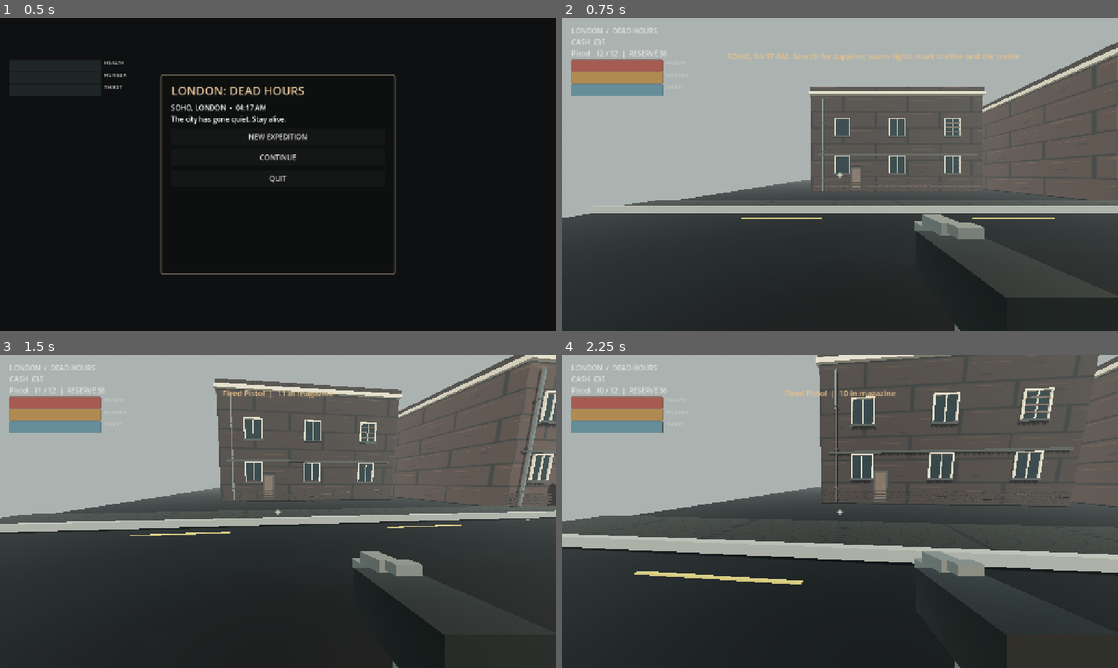
Above: before the commit, frames 1-4 (two rows, left to right).
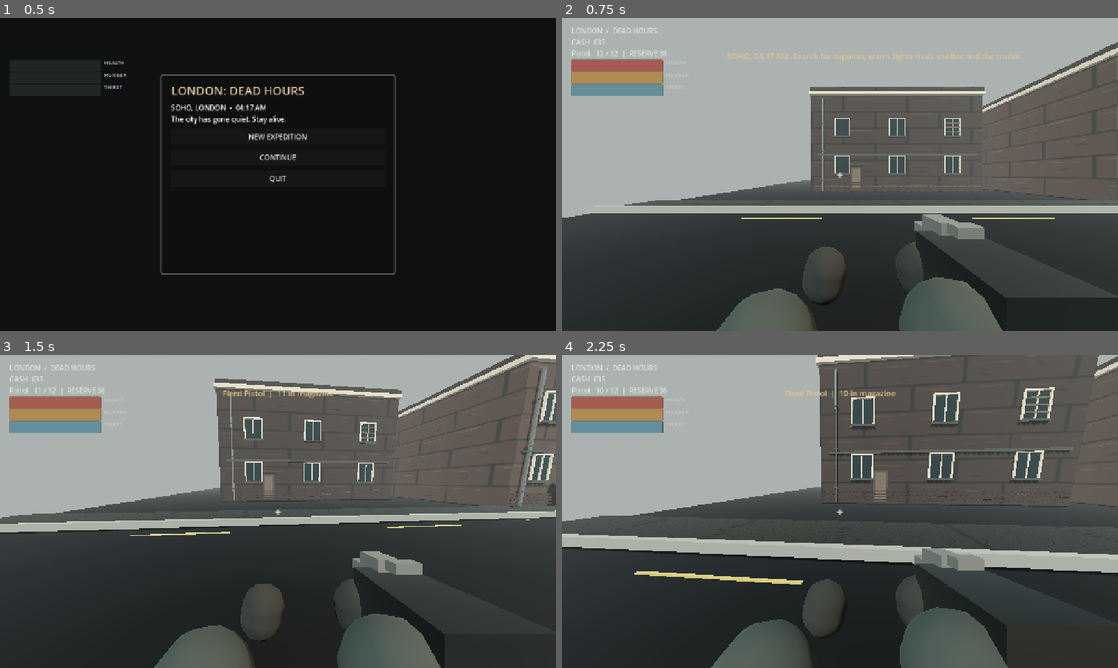
Above: after the commit, the same moments.

Repository: mrbedgrief-ship-it/london-dead-hours
Game: Godot game, scene res://scenes/main.tscn
Two runs of this game, one before a commit and one after it. Both use one fixed random seed, a clock stepped at 60 frames per second and the inputs below.
Inputs (mouse positions are in pixels of both pictures, inside the frame that each line leads up to):
- Up to frame 1 (0.5 s): no input
- Up to frame 2 (0.75 s): click "NEW EXPEDITION" at 0.5 s
- Up to frame 3 (1.5 s): tap Enter at 1.25 s; move the mouse to (305, 511) at 1.27 s; hold W (move_forward) from 1.28 s (still down); hold E (interact) from 1.28 s (still down); click (305, 511) at 1.42 s
- Up to frame 4 (2.25 s): keep holding W (move_forward); tap Space (jump) at 1.52 s; move the mouse to (812, 511) at 2.02 s; release E (interact) at 2.03 s; tap Shift (sprint) at 2.1 s; click (812, 511) at 2.17 s

Frame 1 is identical in both runs. In frame 2, 4.8% of the frame differs, in the area x 27-80%, y 71-100%; in frame 3, 5.6%; in frame 4, 6.9%, in the area x 26-81%, y 61-100%.

Commit message:
Improve first-person weapon handling and item use

Diff:
--- a/scripts/player.gd
+++ b/scripts/player.gd
@@ -34,6 +34,15 @@
 var weapon_root: Node3D
 var weapon_models: Dictionary = {}
 var game
+var movement_clock: float = 0.0
+var viewmodel_sway: Vector2 = Vector2.ZERO
+var weapon_kick: float = 0.0
+var recoil_return: float = 0.0
+var reload_visual_time: float = 0.0
+var muzzle_flash_time: float = 0.0
+var muzzle_flash: MeshInstance3D
+var damage_flash_time: float = 0.0
+var damage_overlay: ColorRect
 
 func _ready() -> void:
 	game = get_parent()
@@ -72,6 +81,7 @@
 	weapon_root.name = "FirstPersonWeapon"
 	weapon_root.position = Vector3.ZERO
 	camera.add_child(weapon_root)
+	_build_viewmodel_arms()
 
 	var pistol := Node3D.new()
 	pistol.name = "PistolModel"
@@ -109,7 +119,51 @@
 	_add_weapon_box(rifle, Vector3(0.08, 0.05, 0.28), Vector3(0.28, -0.22, -0.03), game.mat_wood)
 	weapon_root.add_child(rifle)
 	weapon_models["Rifle"] = rifle
+	# A small emissive flash is a real scene object, toggled only during firing.
+	var flash_material := StandardMaterial3D.new()
+	flash_material.shading_mode = BaseMaterial3D.SHADING_MODE_UNSHADED
+	flash_material.albedo_color = Color("#ffcc78")
+	flash_material.emission_enabled = true
+	flash_material.emission = Color("#ff8b32")
+	flash_material.emission_energy_multiplier = 3.0
+	muzzle_flash = MeshInstance3D.new()
+	muzzle_flash.name = "MuzzleFlash"
+	var flash_mesh := SphereMesh.new()
+	flash_mesh.radius = 0.055
+	flash_mesh.height = 0.11
+	muzzle_flash.mesh = flash_mesh
+	muzzle_flash.material_override = flash_material
+	muzzle_flash.position = Vector3(0.28, -0.18, -0.98)
+	muzzle_flash.visible = false
+	weapon_root.add_child(muzzle_flash)
 	_refresh_weapon_model()
+
+func _build_viewmodel_arms() -> void:
+	var sleeve := StandardMaterial3D.new()
+	sleeve.albedo_color = Color("#303936")
+	sleeve.roughness = 0.94
+	var glove := StandardMaterial3D.new()
+	glove.albedo_color = Color("#282b29")
+	glove.roughness = 0.98
+	_add_viewmodel_capsule("LeftSleeve", Vector3(-0.19, -0.39, -0.31), 0.085, 0.43, sleeve, -0.58)
+	_add_viewmodel_capsule("RightSleeve", Vector3(0.24, -0.36, -0.31), 0.085, 0.40, sleeve, 0.52)
+	_add_viewmodel_capsule("LeftGlove", Vector3(-0.045, -0.30, -0.58), 0.065, 0.16, glove, -0.15)
+	_add_viewmodel_capsule("RightGlove", Vector3(0.23, -0.28, -0.56), 0.065, 0.16, glove, 0.12)
+
+func _add_viewmodel_capsule(part_name: String, pos: Vector3, radius: float, height: float, material: Material, roll: float) -> void:
+	var part := MeshInstance3D.new()
+	part.name = part_name
+	var mesh := CapsuleMesh.new()
+	mesh.radius = radius
+	mesh.height = height
+	mesh.radial_segments = 10
+	mesh.rings = 4
+	part.mesh = mesh
+	part.position = pos
+	part.rotation.z = roll
+	part.material_override = material
+	part.cast_shadow = GeometryInstance3D.SHADOW_CASTING_SETTING_OFF
+	weapon_root.add_child(part)
 
 func _add_weapon_box(parent: Node3D, size: Vector3, pos: Vector3, material: Material) -> void:
 	var mesh_instance := MeshInstance3D.new()
@@ -126,6 +180,8 @@
 		if _gameplay_active():
 			rotate_y(-event.relative.x * MOUSE_SENSITIVITY)
 			camera.rotate_x(-event.relative.y * MOUSE_SENSITIVITY)
+			viewmodel_sway.x = clampf(viewmodel_sway.x - event.relative.x * 0.000035, -0.035, 0.035)
+			viewmodel_sway.y = clampf(viewmodel_sway.y + event.relative.y * 0.000035, -0.025, 0.025)
 			camera.rotation.x = clampf(camera.rotation.x, deg_to_rad(-82.0), deg_to_rad(82.0))
 	elif event is InputEventMouseButton:
 		if event.button_index == MOUSE_BUTTON_RIGHT:
@@ -173,10 +229,38 @@
 func _process(delta: float) -> void:
 	if not is_instance_valid(camera):
 		return
-	var target_fov := AIM_FOV if aiming and _gameplay_active() else NORMAL_FOV
+	var target_fov: float = AIM_FOV if aiming and _gameplay_active() else NORMAL_FOV
 	camera.fov = lerpf(camera.fov, target_fov, minf(1.0, delta * 12.0))
+	movement_clock += delta * (10.0 if velocity.length() > 3.0 else 6.0)
+	weapon_kick = move_toward(weapon_kick, 0.0, delta * 1.8)
+	if recoil_return > 0.0:
+		var recover: float = minf(recoil_return, delta * 1.8)
+		camera.rotation.x = clampf(camera.rotation.x + recover, deg_to_rad(-82.0), deg_to_rad(82.0))
+		recoil_return -= recover
+	viewmodel_sway = viewmodel_sway.lerp(Vector2.ZERO, minf(1.0, delta * 8.0))
+	muzzle_flash_time = maxf(0.0, muzzle_flash_time - delta)
+	if muzzle_flash != null:
+		muzzle_flash.visible = muzzle_flash_time > 0.0 and not paused_if_gameplay_locked()
+	if reload_visual_time > 0.0:
+		reload_visual_time = maxf(0.0, reload_visual_time - delta)
+	var moving: float = Vector2(velocity.x, velocity.z).length()
+	var bob: float = 0.0 if aiming or not _gameplay_active() else sin(movement_clock) * minf(0.018, moving * 0.003)
+	var reload_dip: float = 0.0
+	if reload_delay > 0.0 and WEAPON_CONFIG.has(weapon):
+		var reload_total: float = float(WEAPON_CONFIG[weapon]["reload_time"])
+		var progress: float = 1.0 - reload_delay / maxf(0.01, reload_total)
+		reload_dip = sin(progress * PI) * 0.20
 	if weapon_root != null:
-		weapon_root.position = Vector3(0.0, -0.015 if aiming else 0.0, 0.025 if aiming else 0.0)
+		var aim_offset: Vector3 = Vector3(-0.055, -0.045, 0.10) if aiming else Vector3.ZERO
+		weapon_root.position = Vector3(viewmodel_sway.x, bob - reload_dip - (0.015 if aiming else 0.0), weapon_kick + aim_offset.z) + aim_offset
+		weapon_root.rotation = Vector3(-weapon_kick * 0.8, viewmodel_sway.x * 0.7, viewmodel_sway.y * 0.65)
+	if damage_overlay != null:
+		damage_flash_time = maxf(0.0, damage_flash_time - delta)
+		var alpha: float = clampf(damage_flash_time / 0.32, 0.0, 1.0) * 0.32
+		damage_overlay.color = Color(0.42, 0.025, 0.015, alpha)
+
+func paused_if_gameplay_locked() -> bool:
+	return not _gameplay_active()
 
 func _physics_process(delta: float) -> void:
 	if dead or game.paused or inv_open:
@@ -239,8 +323,16 @@
 		game.notify("Magazine empty — press R to reload")
 		return
 
+	if int(ammo[weapon]) <= 0:
+		game.notify("Magazine empty — press R to reload")
+		return
 	ammo[weapon] = int(ammo[weapon]) - 1
 	fire_delay = float(config["fire_interval"])
+	weapon_kick = 0.13 if weapon == "Shotgun" else (0.055 if weapon == "Rifle" else 0.075)
+	var recoil_angle: float = deg_to_rad(2.4 if weapon == "Shotgun" else (0.65 if weapon == "Rifle" else 1.25))
+	camera.rotation.x = maxf(deg_to_rad(-82.0), camera.rotation.x - recoil_angle)
+	recoil_return += recoil_angle
+	muzzle_flash_time = 0.045 if weapon == "Rifle" else 0.065
 	var hit_count := 0
 	var pellets := int(config["pellets"])
 	for pellet_index in range(pellets):
@@ -258,7 +350,13 @@
 		if not result.is_empty():
 			var target = result.get("collider")
 			if target != null and target.has_method("take_damage"):
-				target.take_damage(float(config["damage"]))
+				var hit_position: Vector3 = result.get("position", Vector3.ZERO)
+				var damage: float = float(config["damage"])
+				var is_headshot: bool = hit_position.y >= target.global_position.y + 1.52
+				if is_headshot:
+					damage *= 2.0
+				if target.has_method("take_damage"):
+					target.take_damage(damage, hit_position, is_headshot)
 				hit_count += 1
 	game.notify("Fired %s  |  %d in magazine" % [weapon, int(ammo[weapon])])
 	if hit_count > 0:
@@ -277,7 +375,10 @@
 		game.notify("No reserve ammunition for " + weapon + ".")
 		return
 	reloading_weapon = weapon
+	aiming = false
 	reload_delay = float(WEAPON_CONFIG[weapon]["reload_time"])
+	reload_visual_time = reload_delay
+	weapon_kick = 0.0
 	game.notify("Reloading " + weapon + "...")
 
 func _finish_reload() -> void:
@@ -317,24 +418,36 @@
 	if dead or game.paused or amount <= 0.0:
 		return
 	health = maxf(0.0, health - amount)
-	game.notify("You are hurt!")
+	damage_flash_time = 0.32
+	game.notify("You are hurt!  -%d HP" % int(round(amount)))
 	if health <= 0.0:
 		dead = true
 		game.show_game_over()
 
 func use_item(item_id: String) -> void:
+	# Keep legacy food_tin loot compatible without splitting the underlying inventory.
+	var effect_id: String = "food" if item_id == "food_tin" else item_id
 	if int(inventory.get(item_id, 0)) <= 0:
 		game.notify("You don't have that item.")
 		return
-	if item_id == "food":
+	if effect_id == "food":
+		if hunger >= 98.0:
+			game.notify("You're not hungry enough to waste food.")
+			return
 		hunger = minf(100.0, hunger + 35.0)
-	elif item_id == "water":
+	elif effect_id == "water":
+		if thirst >= 98.0:
+			game.notify("You're not thirsty enough to waste water.")
+			return
 		thirst = minf(100.0, thirst + 40.0)
-	elif item_id == "medkit":
+	elif effect_id == "medkit":
+		if health >= 98.0:
+			game.notify("You're not injured enough to use a medical kit.")
+			return
 		health = minf(100.0, health + 45.0)
 	else:
 		game.notify("That item cannot be used.")
 		return
-	inventory[item_id] = int(inventory[item_id]) - 1
-	game.notify("Used " + item_id.replace("_", " "))
+	inventory[item_id] = maxi(0, int(inventory.get(item_id, 0)) - 1)
+	game.notify("Used " + str(game.item_data.get(item_id, {}).get("name", item_id.replace("_", " "))) + ".")
 	game.toggle_inventory(true)
